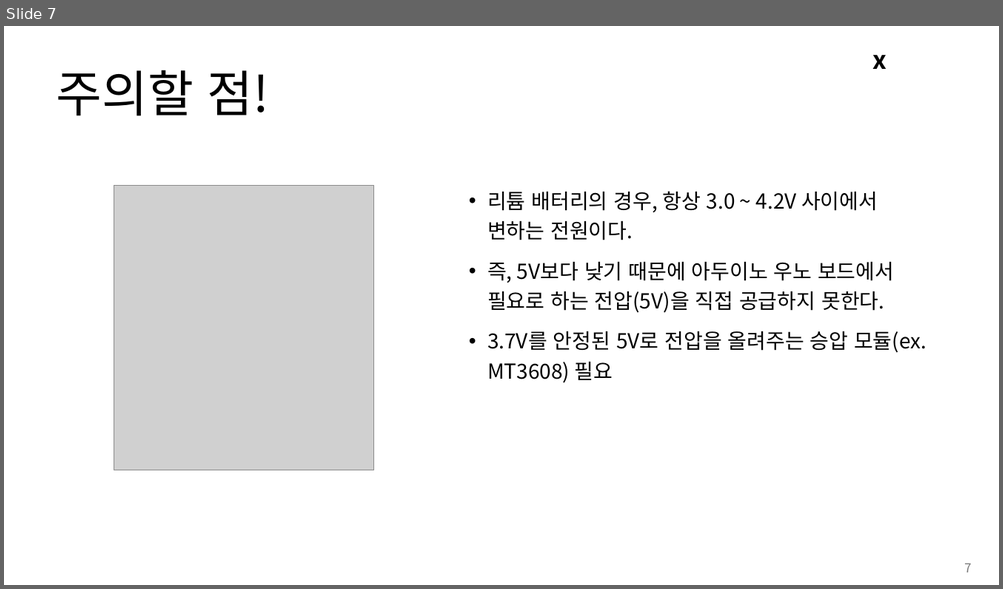
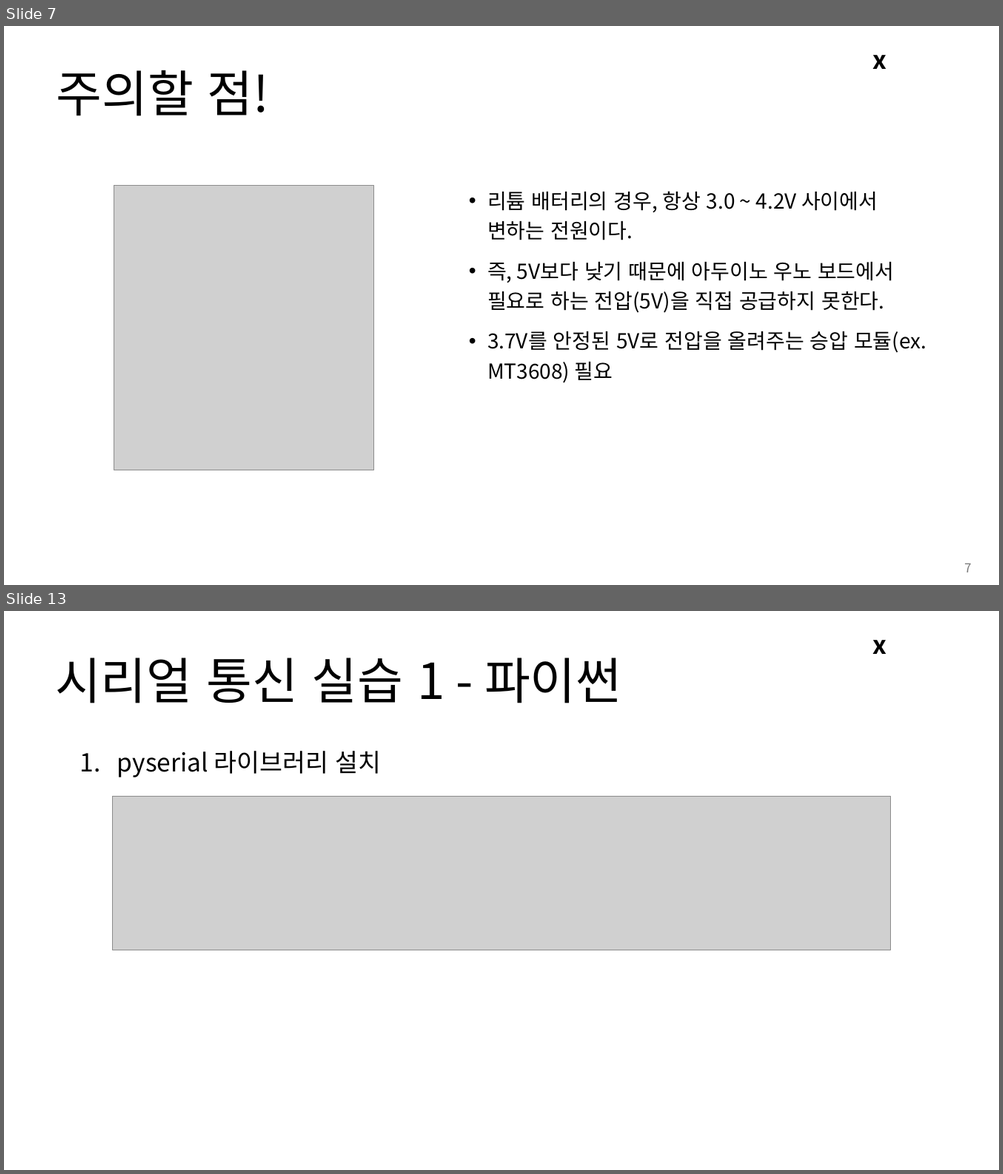
Before and after one commit to Leader-Lesson/KDT_RE_3rd, a slide deck: material/Arduino/05_태양광패널.pptx. Shown one above the other, each under a label of ours: slide 7 before the commit, slides 7 and 13 after it; the slides between them are not shown. The pictures are 1003x589 and 1003x1174 pixels, drawn with LibreOffice and Linux fonts; fonts in the diff are those of the drawing; grey boxes stand for pictures; background and template pictures are left out. Boxes give left, top, right and bottom in pixels: in the first picture for what was removed or moved away, otherwise in the second. Text is boxed around its words. In the diff, an @@ line names an element or a change of style, - is before the commit and + after.

```diff
--- a/material/Arduino/05_태양광패널.pptx
+++ b/material/Arduino/05_태양광패널.pptx
@@ slide 13 added at <box>4,611,999,1170</box>, background #FFFFFF; not listed: 1 template element that a slide beside it also shows @@
@@ title added at <box>55,658,621,703</box>, 48 pt, text #000000 @@
+시리얼 통신 실습 1 - 파이썬
@@ text added at <box>117,751,381,777</box>, 24 pt, text #000000 @@
+1. pyserial 라이브러리 설치
@@ picture added at <box>112,796,891,950</box> @@
```
Also in this commit, not shown: 2 slides changed, 47 other slides added, 5 slides removed, 10 other files.
